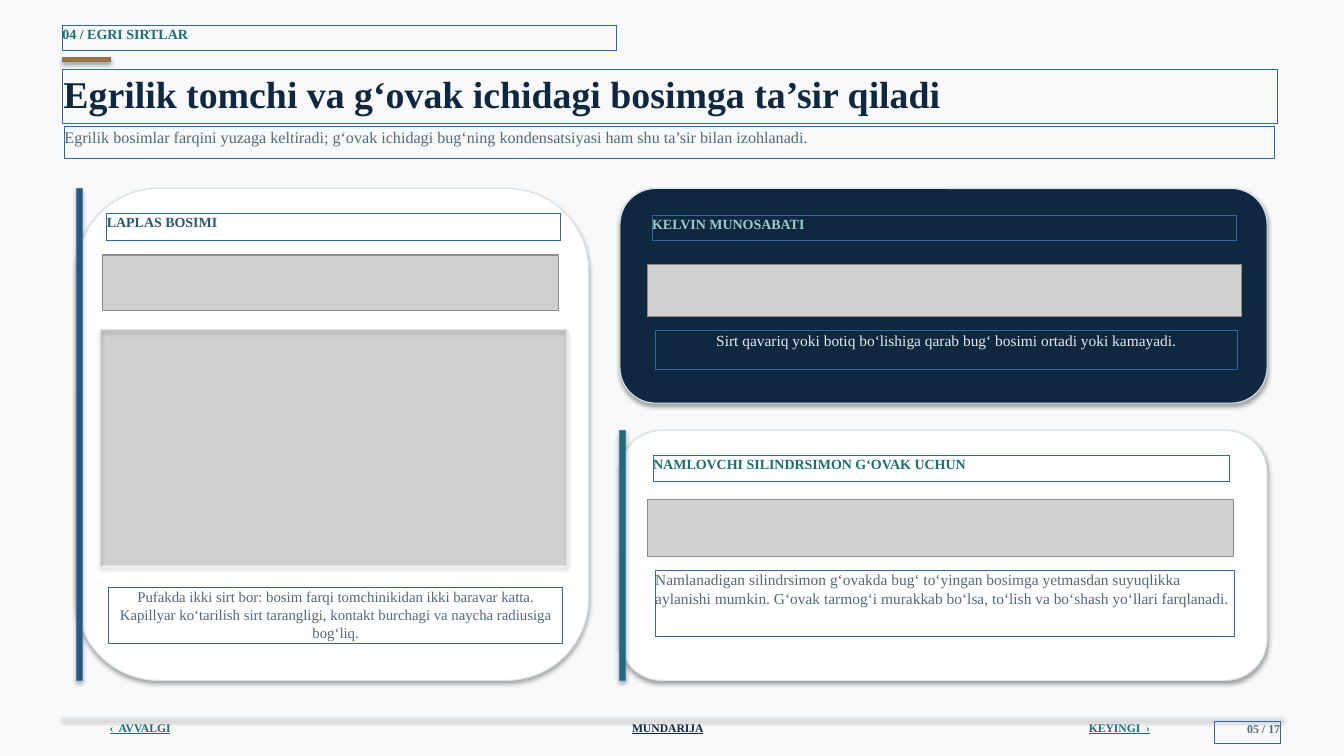
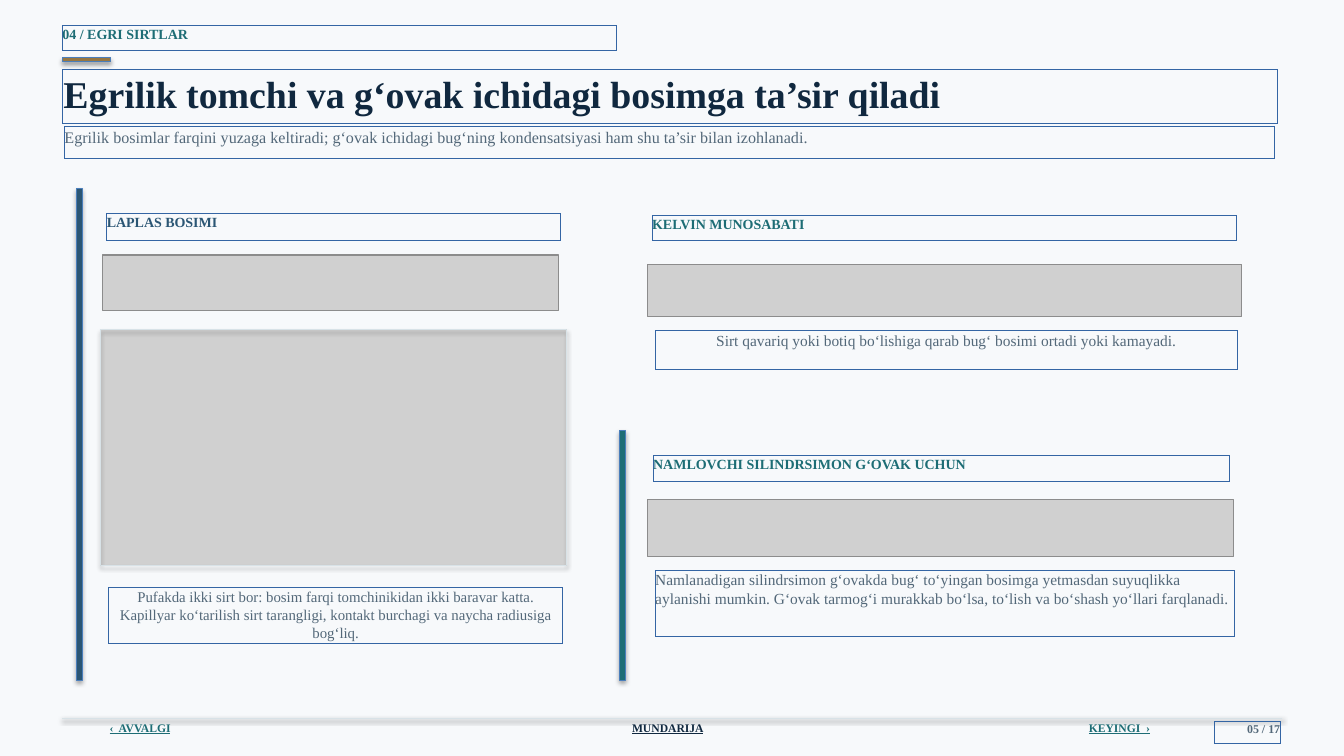
Before and after one commit to jabborovd18-collab/taqdimot-fayllari, a slide deck: slide 5 of sirt_hodisalari_adsorbsiya_ilmi.pptx. Drawn at 1344x756 pixels with LibreOffice and Linux fonts; fonts in the diff are those of the drawing; grey boxes stand for pictures; background and template pictures are left out. Boxes give left, top, right and bottom in pixels: in the first picture for what was removed or moved away, otherwise in the second. Text is boxed around its words. In the diff, an @@ line names an element or a change of style, - is before the commit and + after.

```diff
--- a/sirt_hodisalari_adsorbsiya_ilmi.pptx
+++ b/sirt_hodisalari_adsorbsiya_ilmi.pptx
@@ rounded rectangle removed at (77, 189, 589, 681) @@
@@ rounded rectangle removed at (620, 189, 1267, 403) @@
@@ text "KELVIN MUNOSABATI" at (652, 218, 804, 233): text colour #9ACBC6 to #1D6D75 @@
@@ text "Sirt qavariq yoki botiq bo‘lishiga ..." at (716, 335, 1176, 349): text colour #E2E9EE to #536879 @@
@@ rounded rectangle removed at (620, 431, 1267, 681) @@
```
Also in this commit, not shown: 15 other slides changed.
